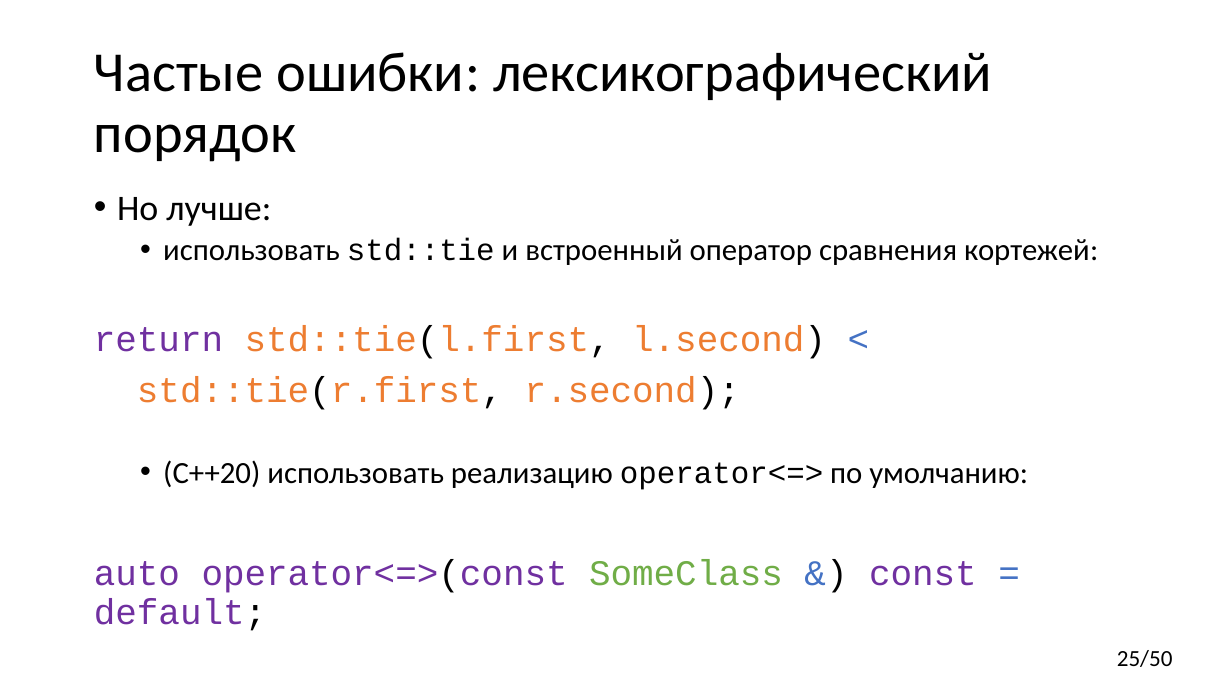
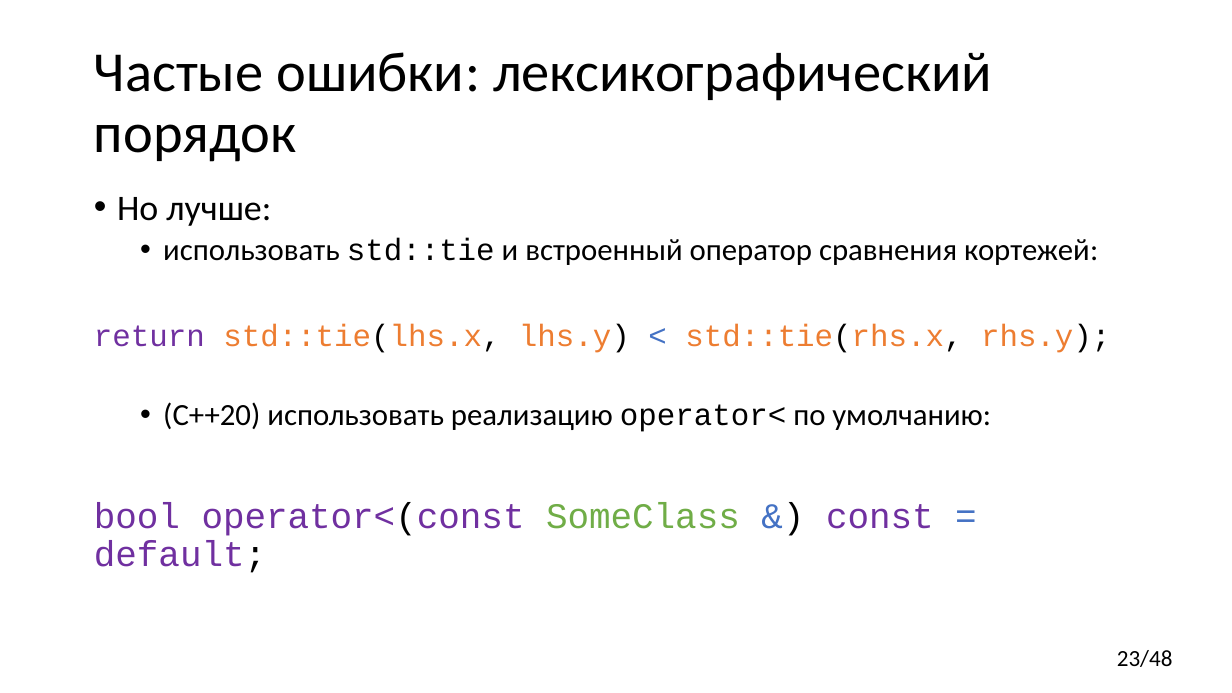
Before and after one commit to yugr/CppRussia, a slide deck: slide 23 of 2023/RU.pptx (slide 25 before the commit). Drawn at 1232x693 pixels with LibreOffice and Linux fonts; fonts in the diff are those of the drawing. Boxes give left, top, right and bottom in pixels: in the first picture for what was removed or moved away, otherwise in the second. Text is boxed around its words. In the diff, an @@ line names an element or a change of style, - is before the commit and + after.

```diff
--- a/2023/RU.pptx
+++ b/2023/RU.pptx
@@ text at [94,324,1110,573]: text changed; size 28 to 24 pt @@
-return std::tie(l.first, l.second) <
-std::tie(r.first, r.second);
-  • (C++20) использовать реализацию operator<=> по умолчанию:
-auto operator<=>(const SomeClass &) const = default;
+return std::tie(lhs.x, lhs.y) < std::tie(rhs.x, rhs.y);
+  • (C++20) использовать реализацию operator< по умолчанию:
+bool operator<(const SomeClass &) const = default;
@@ page number at [1117,650,1173,667]: text changed @@
-25/50
+23/48
```
Also in this commit, not shown: 15 other slides changed, 1 other file.
